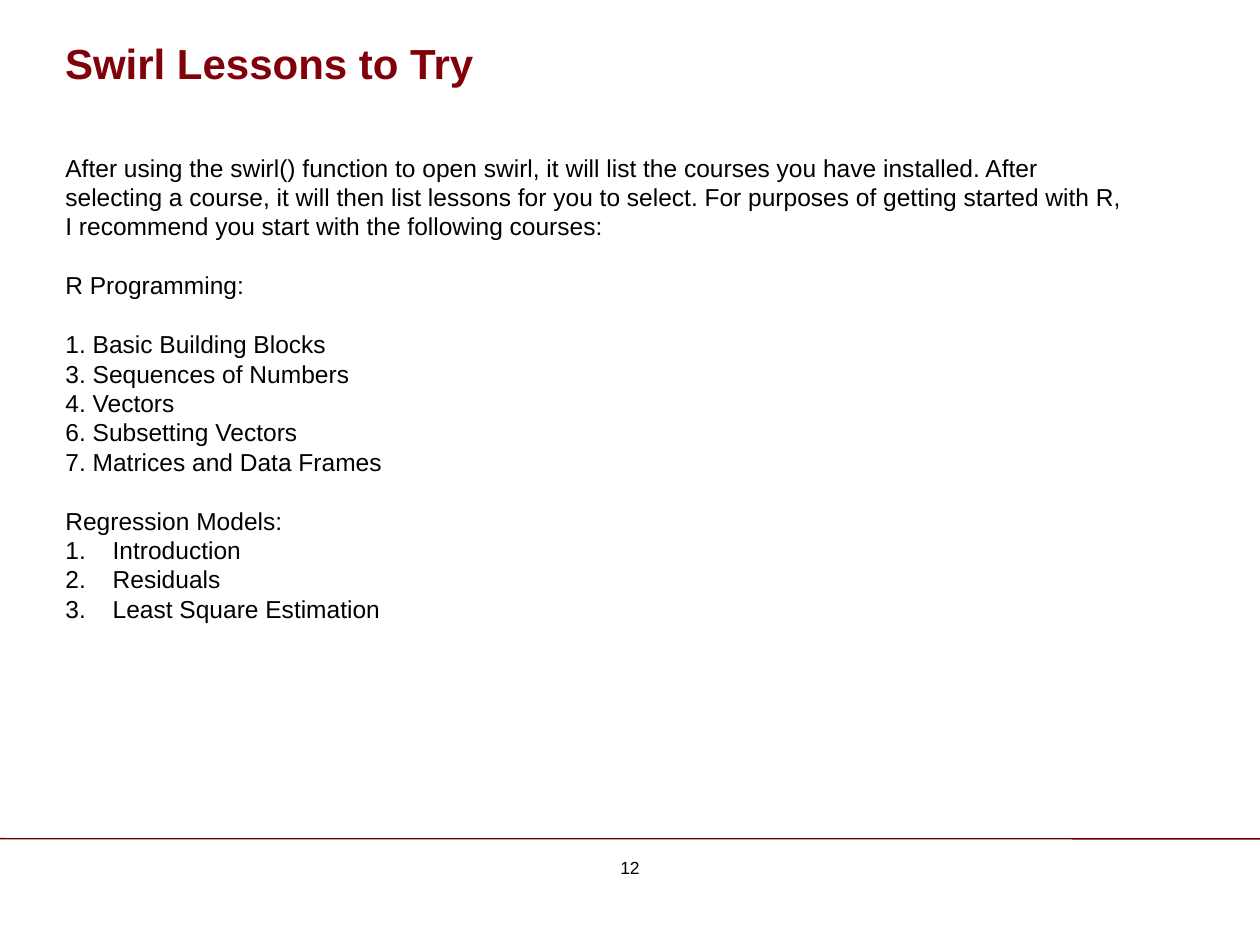
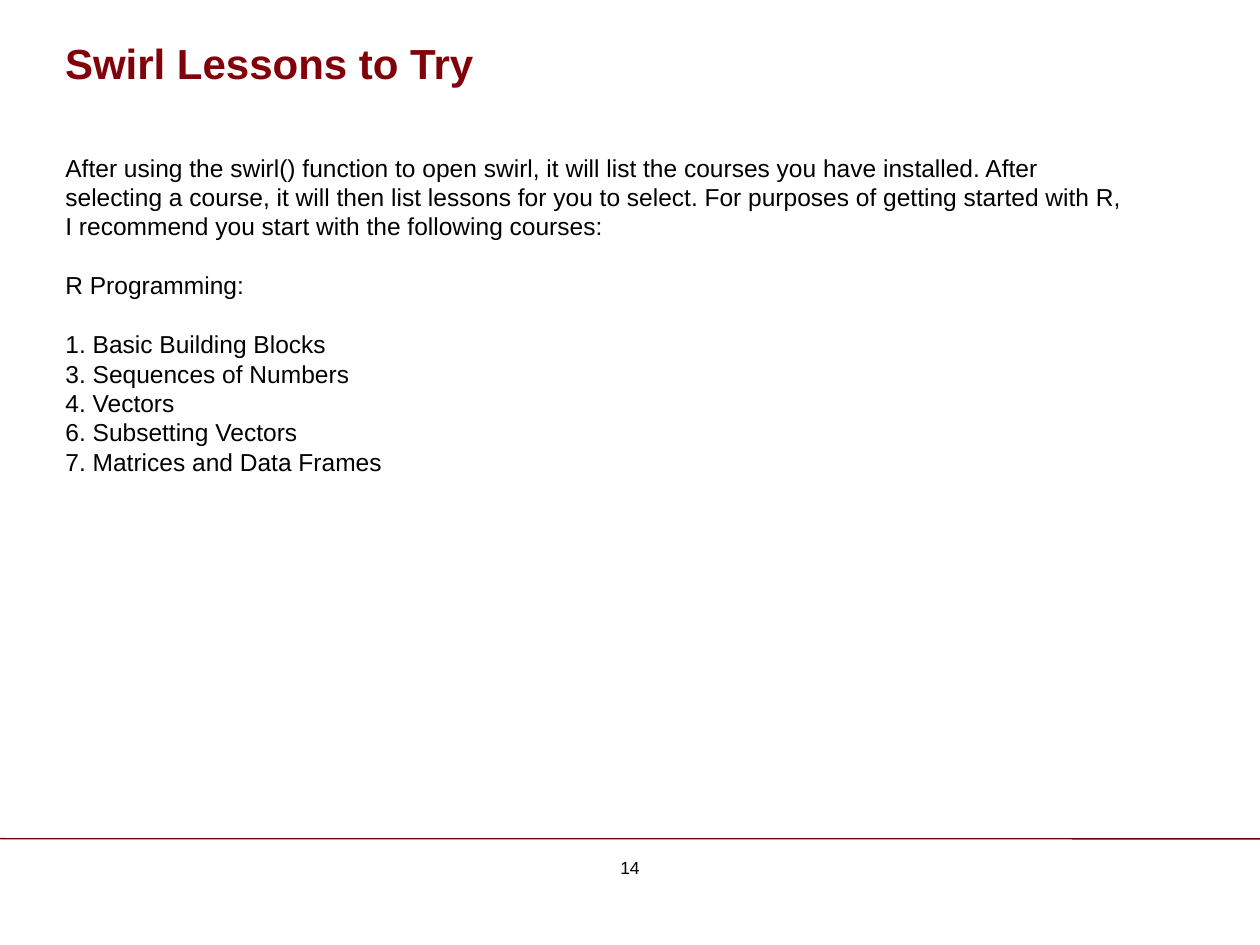
Before and after one commit to ChicagoBoothAnalytics/site, a slide deck: slide 14 of zzz MEDIA/R Basics.pptx (slide 12 before the commit). Drawn at 1260x945 pixels with LibreOffice and Linux fonts; fonts in the diff are those of the drawing; background and template pictures are left out. Boxes give left, top, right and bottom in pixels: in the first picture for what was removed or moved away, otherwise in the second. Text is boxed around its words. In the diff, an @@ line names an element or a change of style, - is before the commit and + after.

```diff
--- a/zzz MEDIA/R Basics.pptx
+++ b/zzz MEDIA/R Basics.pptx
@@ text at box(65, 512, 379, 623): paragraphs removed @@
-Regression Models:
-1. Introduction
-2. Residuals
-3. Least Square Estimation
@@ page number at box(620, 862, 639, 874): text changed @@
-12
+14
```
Also in this commit, not shown: 3 other slides changed, 4 slides added, 1 slide removed.
